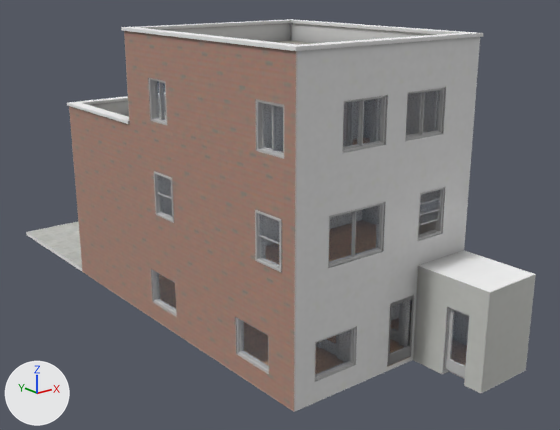
The glTF model models/house.gltf as it was, and as the next commit left it.
Before and after are seen from a 50 mm camera at (-14.7, -21.4, 10.8) aimed at (1.3, -1.5, 2.9). Arrows for +X, +Y and +Z are at lower left; the lights stay in place. Where no turn or scale is listed for an object, it has been applied to the vertices.

The first picture shows 'Windows_frame1', 'glass', 'pCube8'.
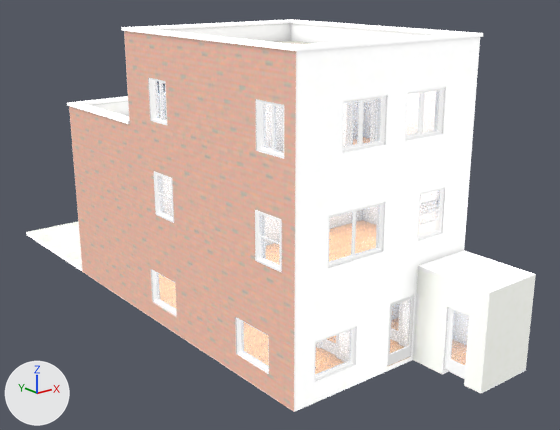
Commit message: add new house model

Where the change shows, as pixel boxes [x1, y1, x2, y2] in the pictures (560 x 430 px):
'pCube8', surface changed: [26, 19, 536, 412] in both
'glass', surface changed: [155, 81, 469, 376] in both
'Windows_frame1', surface changed (grey to white): [149, 78, 470, 381] in both

The change, as a diff of the scene's bpy script:
```diff
--- a/models/house.gltf.py
+++ b/models/house.gltf.py
@@ mat_lambert2 @@
 n0 = _N.new('ShaderNodeBsdfPrincipled'); n0.name = 'Principled BSDF'
 n0.inputs[2].default_value = 0.553  # 'Roughness'
+n0.inputs[28].default_value = 1.0  # 'Emission Strength'
 n1 = _N.new('ShaderNodeOutputMaterial'); n1.name = 'Material Output'
@@ mat_lambert2 @@
 n2 = _N.new('ShaderNodeTexImage'); n2.name = 'Image Texture'
 n2.image = img_house_diff_ao
+n3 = _N.new('ShaderNodeTexImage'); n3.name = 'Image Texture.001'
+n3.image = img_house_diff_ao
 _L.new(n0.outputs[0], n1.inputs[0])  # 'BSDF' to 'Surface'
-_L.new(n2.outputs[0], n0.inputs[0])  # 'Color' to 'Base Color'
+_L.new(n2.outputs[0], n0.inputs[27])  # 'Color' to 'Emission Color'
+_L.new(n3.outputs[0], n0.inputs[0])  # 'Color' to 'Base Color'
@@ mat_material__41 @@
 mat_material__41.roughness = 0.0
-mat_material__41.alpha = 0.05
+mat_material__41.alpha = 0.155
@@ mat_material__1051 @@
 mat_material__1051.roughness = 0.859
+mat_material__1051.emission_strength = 0.552
```
